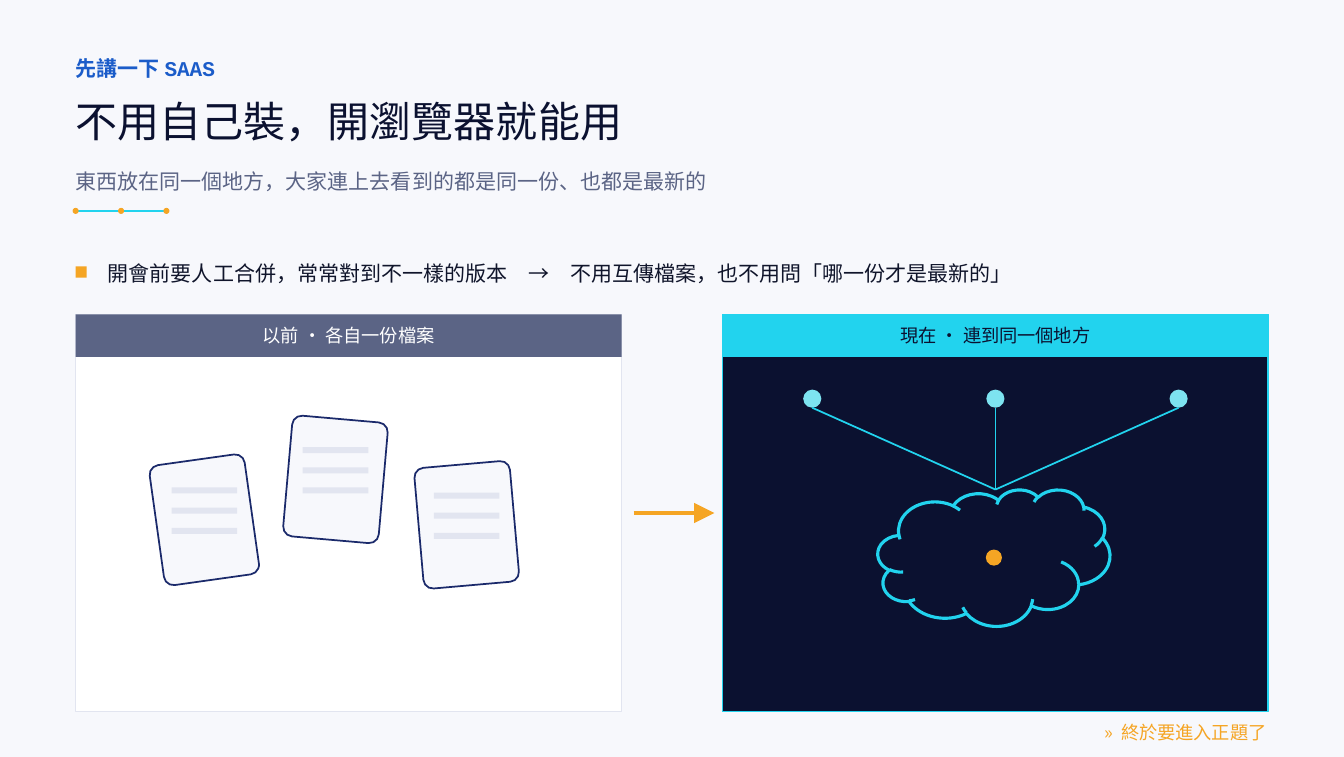
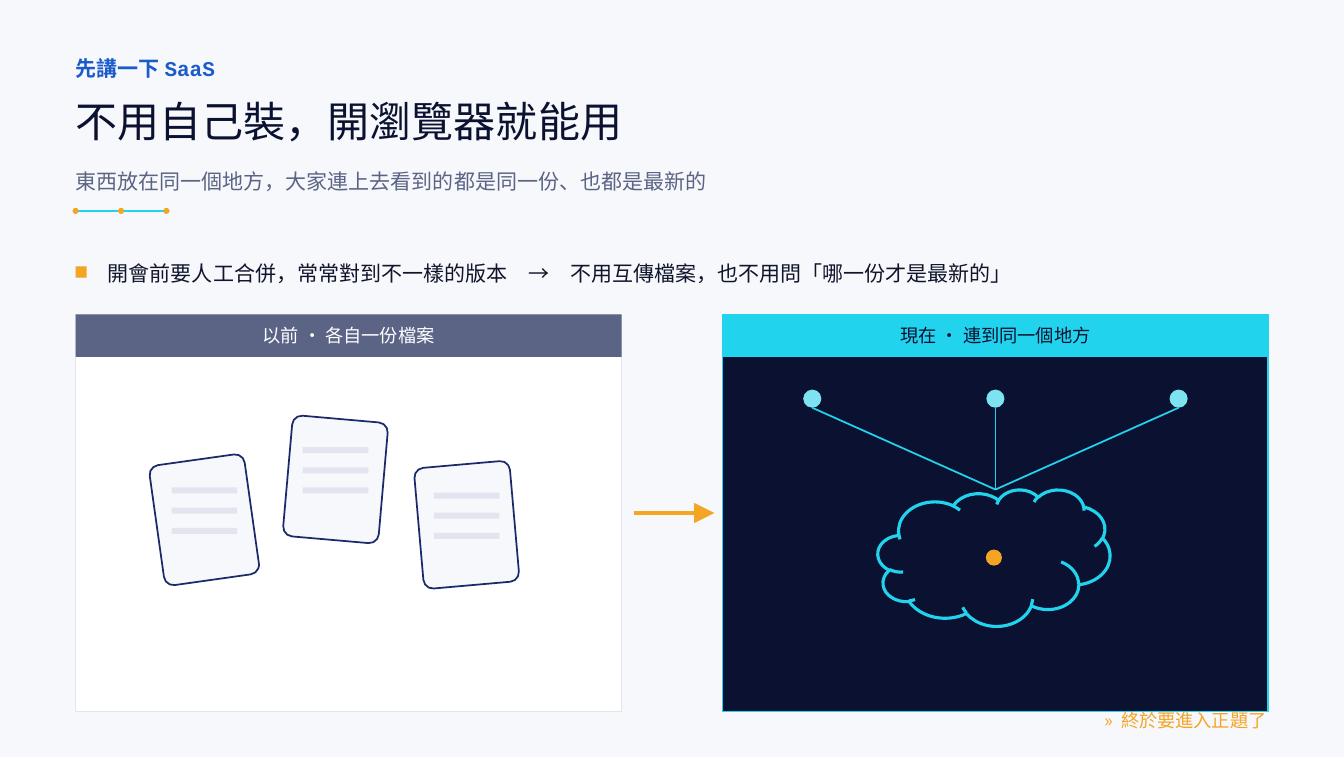
Before and after one commit to LinGaOscar/Spring-MissionBoard, a slide deck: slide 3 of docs/專案介紹.pptx (slide 4 before the commit). Drawn at 1344x757 pixels with LibreOffice and Linux fonts; fonts in the diff are those of the drawing. Boxes give left, top, right and bottom in pixels: in the first picture for what was removed or moved away, otherwise in the second. Text is boxed around its words. In the diff, an @@ line names an element or a change of style, - is before the commit and + after.

```diff
--- a/docs/專案介紹.pptx
+++ b/docs/專案介紹.pptx
@@ text at (76,58,215,78): text changed @@
-先講一下 SAAS
+先講一下 SaaS
@@ text "» 終於要進入正題了": place and size @@
-text "» 終於要進入正題了" at (1121,723,1266,741)
+text "» 終於要進入正題了" at (1121,709,1266,729)
```
Also in this commit, not shown: 17 other slides changed, 3 slides added, 2 slides removed.
